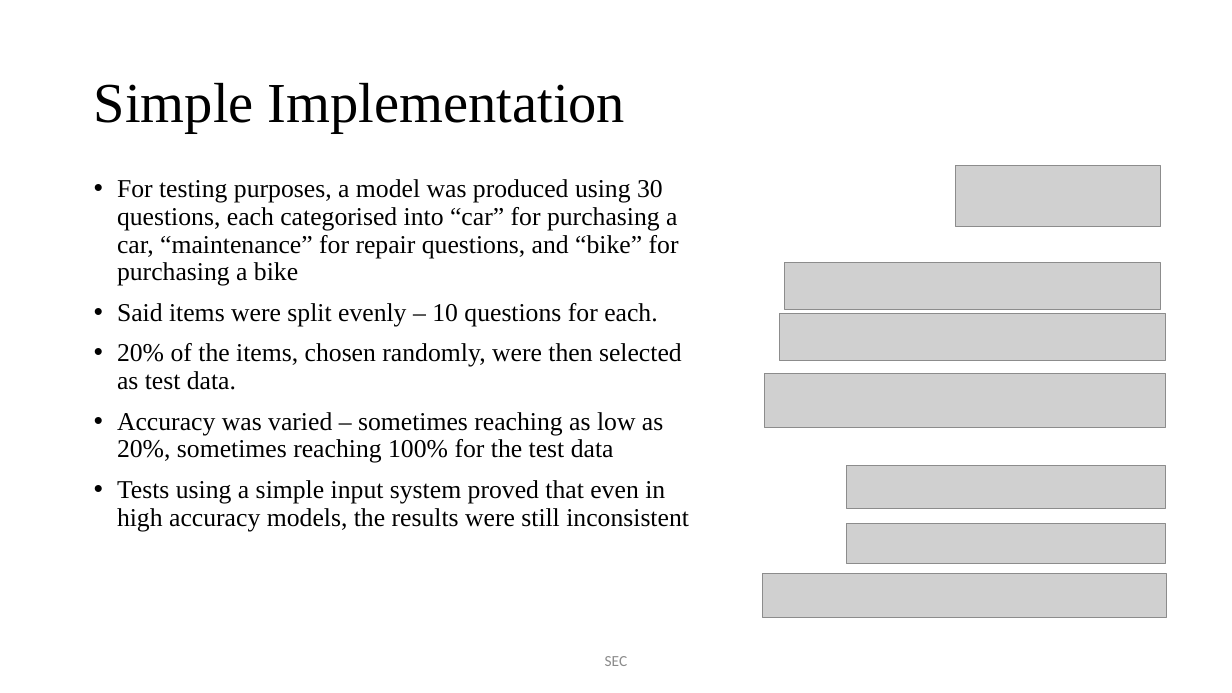
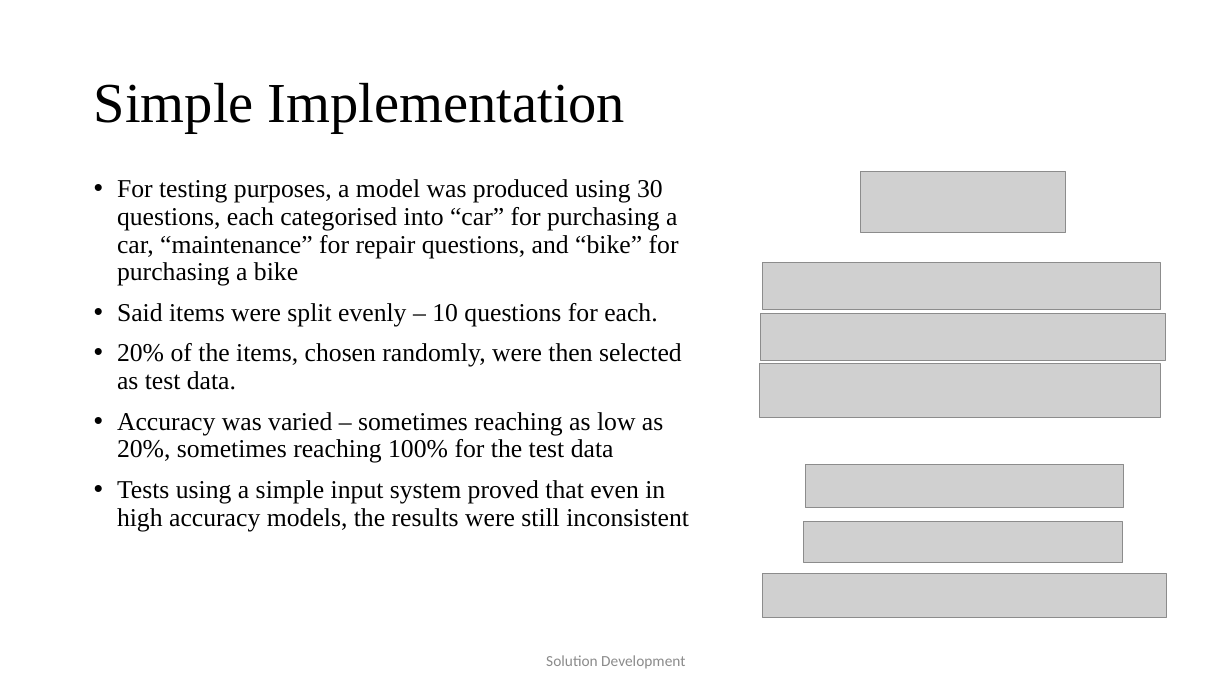
Before and after one commit to JaVonox/AIChatbot, a slide deck: slide 9 of Documentation/100505349.pptx (slide 8 before the commit). Drawn at 1232x693 pixels with LibreOffice and Linux fonts; fonts in the diff are those of the drawing; grey boxes stand for pictures. Boxes give left, top, right and bottom in pixels: in the first picture for what was removed or moved away, otherwise in the second. Text is boxed around its words. In the diff, an @@ line names an element or a change of style, - is before the commit and + after.

```diff
--- a/Documentation/100505349.pptx
+++ b/Documentation/100505349.pptx
@@ picture moved from (x1=956, y1=165, x2=1160, y2=227) to (x1=861, y1=171, x2=1066, y2=233) @@
@@ picture resized from (x1=785, y1=262, x2=1161, y2=310) to (x1=762, y1=262, x2=1160, y2=310) @@
@@ picture resized from (x1=780, y1=314, x2=1165, y2=361) to (x1=762, y1=314, x2=1166, y2=361) @@
@@ picture moved from (x1=764, y1=374, x2=1165, y2=428) to (x1=760, y1=364, x2=1161, y2=418) @@
@@ picture moved from (x1=847, y1=466, x2=1165, y2=509) to (x1=806, y1=464, x2=1125, y2=507) @@
@@ picture moved from (x1=847, y1=523, x2=1165, y2=564) to (x1=804, y1=522, x2=1123, y2=563) @@
@@ text at (x1=546, y1=655, x2=685, y2=668): text changed @@
-SEC
+Solution Development
```
Also in this commit, not shown: 13 other slides changed, 3 slides added, 2 other files.
